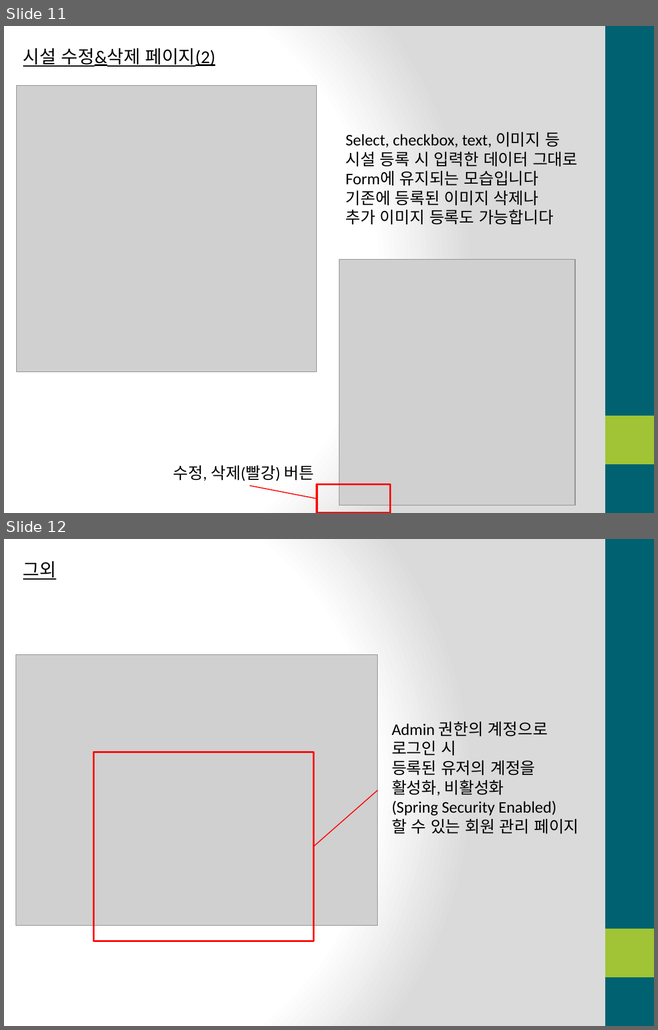
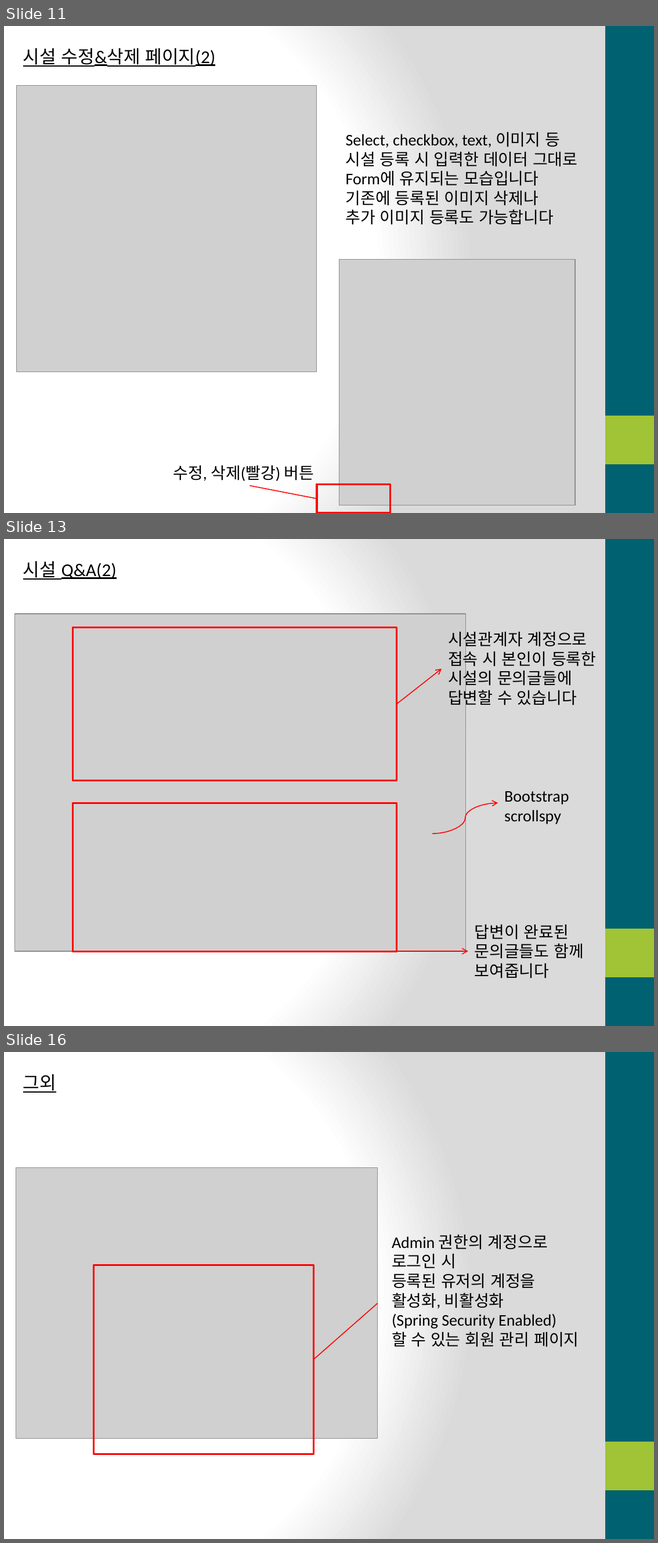
Before and after one commit to atakage/RoujinHome, a slide deck: RoujinHomePPT/RoujinHomePPT.pptx. Shown one above the other, each under a label of ours: slides 11 and 12 before the commit, slides 11, 13 and 16 after it; the slides between them are not shown. The pictures are 658x1030 and 658x1543 pixels, drawn with LibreOffice and Linux fonts; fonts in the diff are those of the drawing; grey boxes stand for pictures. Boxes give left, top, right and bottom in pixels: in the first picture for what was removed or moved away, otherwise in the second. Text is boxed around its words. In the diff, an @@ line names an element or a change of style, - is before the commit and + after.

```diff
--- a/RoujinHomePPT/RoujinHomePPT.pptx
+++ b/RoujinHomePPT/RoujinHomePPT.pptx
@@ slide 13 added at bbox=[4, 539, 654, 1026], background gradient #FFFFFF to #DADADA; not listed: 2 template elements that a slide beside it also shows @@
@@ text added at bbox=[23, 561, 117, 580], 20 pt, text #000000, underline @@
+시설 Q&A(2)
@@ picture added at bbox=[15, 614, 466, 951] @@
@@ frame added at bbox=[72, 627, 396, 781], fill #A0C435, outline #FF0000 2 pt @@
@@ text added at bbox=[448, 629, 596, 708], 18 pt, text #000000 @@
+시설관계자 계정으로
+접속 시 본인이 등록한
+시설의 문의글들에
+답변할 수 있습니다
@@ arrow added from (396, 704) to (441, 669), #FF0000 1 pt @@
@@ text added at bbox=[504, 791, 568, 824], 18 pt, text #000000 @@
+Bootstrap
+scrollspy
@@ frame added at bbox=[72, 803, 396, 951], fill #A0C435, outline #FF0000 2 pt @@
@@ curved arrow added from (432, 834) to (498, 803), #FF0000 1 pt @@
@@ text added at bbox=[474, 925, 583, 979], 18 pt, text #000000 @@
+답변이 완료된
+문의글들도 함께
+보여줍니다
@@ arrow added from (396, 951) to (468, 951), #FF0000 1 pt @@
@@ what was slide 12 is now slide 16 @@
```
Also in this commit, not shown: 3 slides changed, 5 other slides added, 22 other files.
